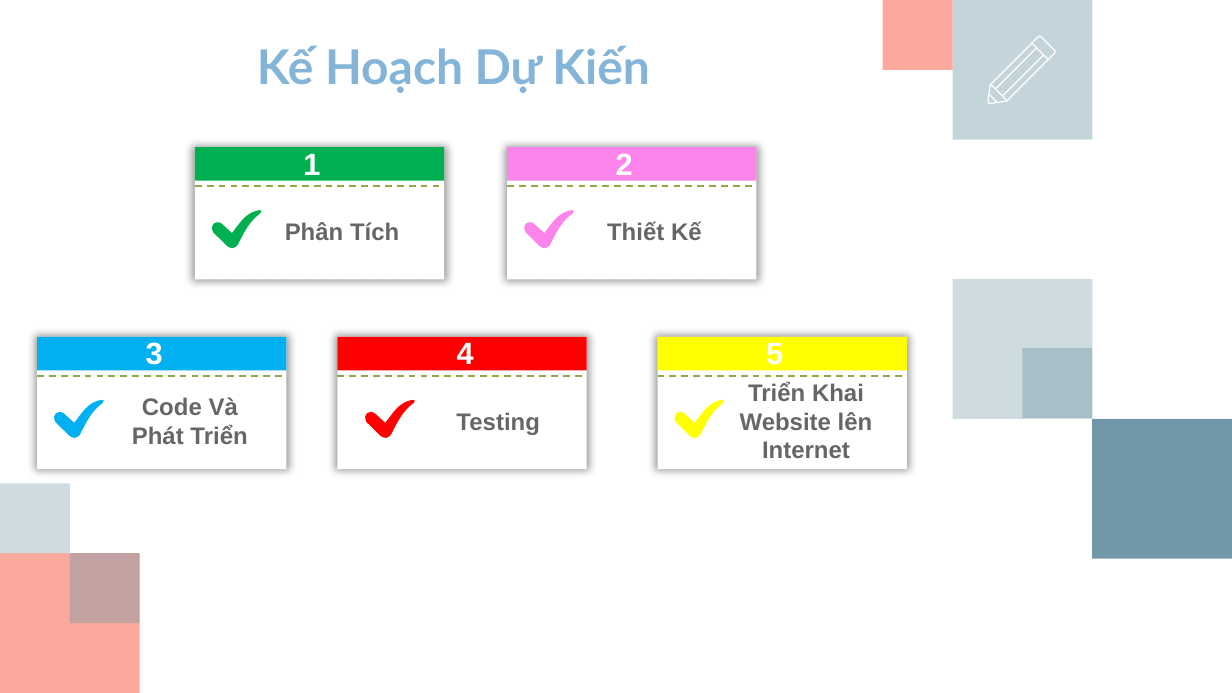
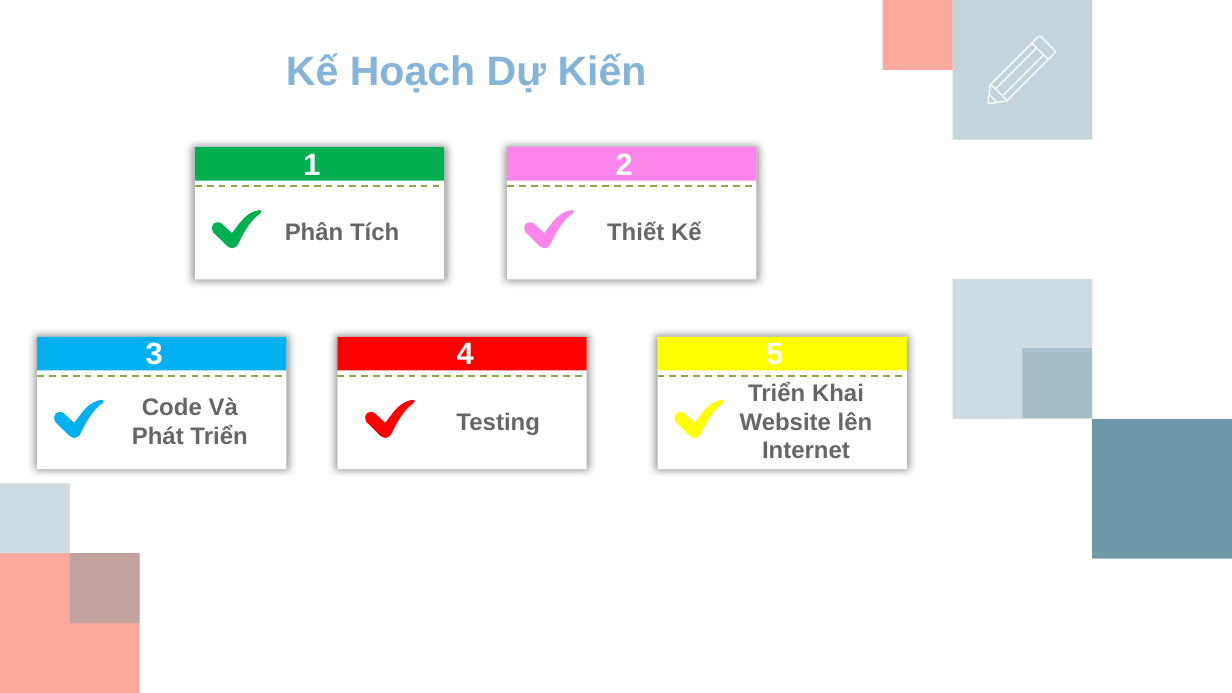
Before and after one commit to ptland/sonar-project, a slide deck: slide 7 of Slide Team Sonar - Kỹ Năng Làm Việc.pptx (slide 11 before the commit). Drawn at 1232x693 pixels with LibreOffice and Linux fonts; fonts in the diff are those of the drawing; background and template pictures are left out. Boxes give left, top, right and bottom in pixels: in the first picture for what was removed or moved away, otherwise in the second. Text is boxed around its words. In the diff, an @@ line names an element or a change of style, - is before the commit and + after.

```diff
--- a/Slide Team Sonar - Kỹ Năng Làm Việc.pptx
+++ b/Slide Team Sonar - Kỹ Năng Làm Việc.pptx
@@ text "Kế Hoạch Dự Kiến": place and size @@
-text "Kế Hoạch Dự Kiến" at <box>257,46,650,93</box>
+text "Kế Hoạch Dự Kiến" at <box>286,53,647,93</box>
@@ text "Kế Hoạch Dự Kiến" at <box>286,53,647,93</box>: size 28 to 24 pt, font Lato to Arial @@
```
Also in this commit, not shown: 8 other slides changed, 2 slides added, 5 slides removed, 1 other file.
